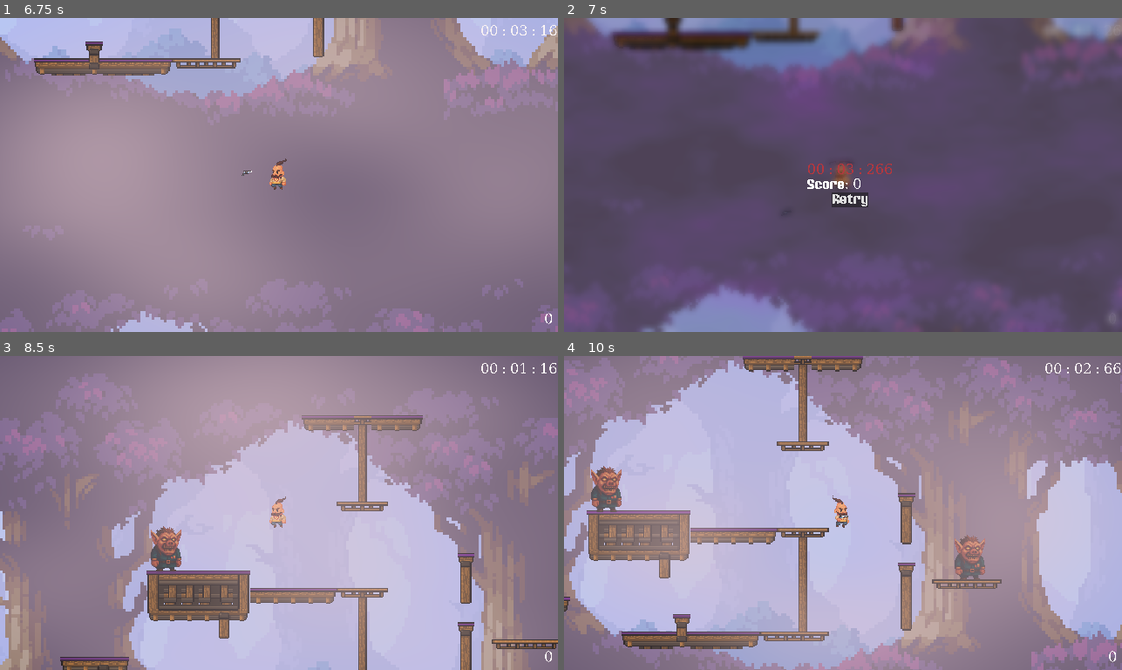
Above: before the commit, frames 1-4 (two rows, left to right).
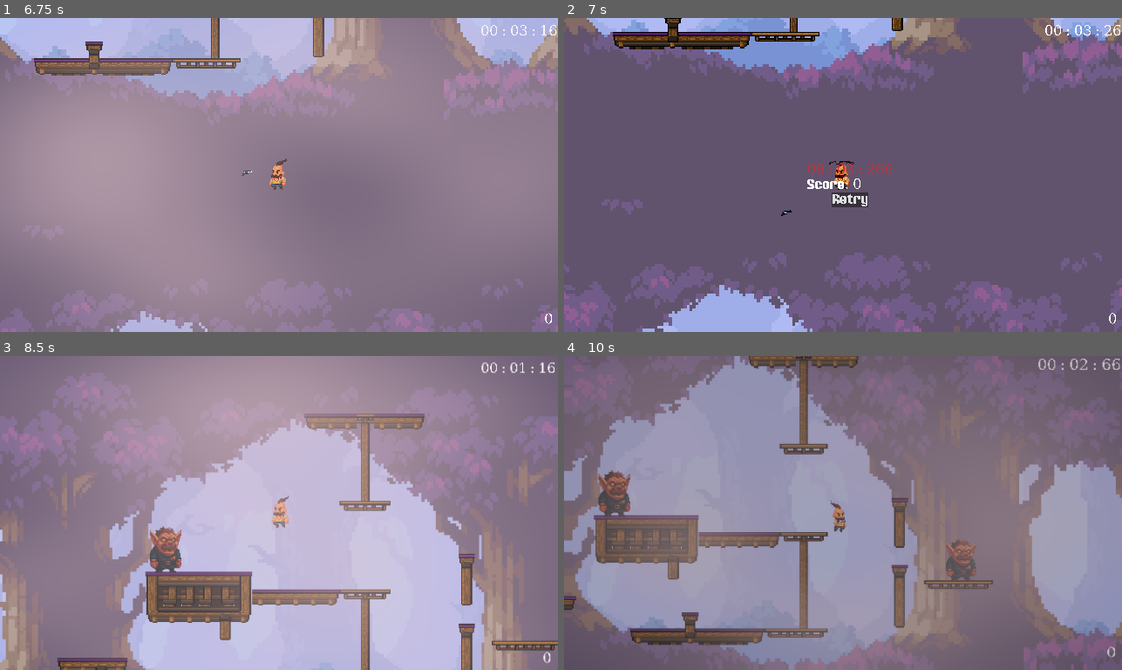
Above: after the commit, the same moments.

Repository: erotourtes/veliyduh
Game: Godot game, scene res://scenes/game.tscn
Two runs of this game, one before a commit and one after it. Both use one fixed random seed, a clock stepped at 60 frames per second and the inputs below. Sound files missing from this copy of the repository are replaced by a short silence.
Inputs:
- Up to frame 1 (6.75 s): hold O (fire) 0.53-1.28 s; hold D (right) 0.53-2.03 s; tap Space (jump) at 0.77, 1.52, 3.02, 4.52, 5.27 s; tap J (pick) at 1.35, 2.85, 5.1, 6.6 s; hold A (left) 2.03-2.78 s; hold O (fire) 2.03-2.78 s; hold D (right) 2.78-3.5 s; click "Retry" at 3.5 s; hold D (right) 4.28-5.03 s; hold O (fire) 4.28-5.03 s; hold A (left) 5.03-5.78 s; hold D (right) 5.78-6.53 s; hold O (fire) 5.78-6.53 s; hold A (left) from 6.53 s (still down)
- Up to frame 2 (7 s): keep holding A (left); tap Space (jump) at 6.77 s
- Up to frame 3 (8.5 s): release A (left) at 7.25 s; click "Retry" at 7.25 s; hold A (left) from 8.03 s (still down); hold O (fire) from 8.03 s (still down); tap Space (jump) at 8.27 s
- Up to frame 4 (10 s): release A (left) at 8.78 s; release O (fire) at 8.78 s; hold D (right) from 8.78 s (still down); tap J (pick) at 8.85 s; tap Space (jump) at 9.02 s; hold O (fire) from 9.53 s (still down)

Frame 1 is identical in both runs. In frame 2, 15% of the frame differs, in the area x 0-100%, y 0-100%; in frame 3, 7.1%; in frame 4, 93%.

Commit message:
feat: make enemies more complicated

Diff:
--- a/scenes/characters/enemy.gd
+++ b/scenes/characters/enemy.gd
@@ -2,16 +2,53 @@
 extends Node2D
 
 @onready var audio_stream_player: AudioStreamPlayer = $AudioStreamPlayer
+@onready var vision: RayCast2D = $vision
+@onready var killzone: Area2D = $killzone
 
 var is_dead := false
+var inFov := false
+var player: Node2D = null
 
 signal died(Enemy)
 
 func take_damage():
 	die()
 
+func _physics_process(delta: float) -> void:
+	if is_dead:
+		return
+	if not inFov:
+		return
+	vision.target_position = player.global_position - global_position
+	vision.target_position.x += 500
+	if not vision.is_colliding():
+		return
+	player.poison()
+
+
 func die():
+	if is_dead:
+		return
 	is_dead = true
+	visible = false
+	remove_child(killzone)
+
+
 	audio_stream_player.play()
 	died.emit(self)
+	await  audio_stream_player.finished
 	queue_free()
+
+
+func _on_pov_body_entered(body: Node2D) -> void:
+	print("body entered", body.get_class())
+	if not body.has_method("poison"):
+		return
+	inFov = true
+	player = body
+
+func _on_pov_body_exited(body: Node2D) -> void:
+	print("body removed", body.get_class())
+	if not body.has_method("poison"):
+		return
+	inFov = false
--- a/scenes/characters/enemy.tscn
+++ b/scenes/characters/enemy.tscn
@@ -1,8 +1,9 @@
-[gd_scene load_steps=5 format=3 uid="uid://jba7jy3f42ll"]
+[gd_scene load_steps=6 format=3 uid="uid://jba7jy3f42ll"]
 
 [ext_resource type="Texture2D" uid="uid://dtc0hj6r80m3m" path="res://assets/sprites/characters/enemy.png" id="1_7jb55"]
 [ext_resource type="Script" uid="uid://kh1nj02a6i5u" path="res://scenes/characters/enemy.gd" id="1_fulqv"]
 [ext_resource type="Script" uid="uid://txomx41mai01" path="res://scenes/characters/enemy_area_script.gd" id="3_f2e6v"]
+[ext_resource type="PackedScene" uid="uid://yq8teyp46jh4" path="res://scenes/killzone.tscn" id="3_jgk6k"]
 [ext_resource type="AudioStream" uid="uid://b3r2aos5yf5bj" path="res://assets/audio/sounds/hollowMetalHit.wav" id="4_21x0f"]
 
 [node name="Enemy" type="Node2D"]
@@ -11,6 +12,11 @@
 [node name="Sprite2D" type="Sprite2D" parent="."]
 position = Vector2(-2, -275)
 texture = ExtResource("1_7jb55")
+
+[node name="killzone" parent="." instance=ExtResource("3_jgk6k")]
+
+[node name="CollisionPolygon2D" type="CollisionPolygon2D" parent="killzone"]
+polygon = PackedVector2Array(-112, 1, -173, -84, -185, -227, -131, -300, -187, -474, -175, -485, -118, -433, -24, -521, 79, -507, 115, -431, 180, -489, 179, -418, 133, -277, 176, -167, 173, -85, 152, -59, 121, -2, -1, -1)
 
 [node name="Area2D" type="Area2D" parent="."]
 collision_layer = 16
@@ -22,3 +28,20 @@
 
 [node name="AudioStreamPlayer" type="AudioStreamPlayer" parent="."]
 stream = ExtResource("4_21x0f")
+volume_db = -10.087
+
+[node name="vision" type="RayCast2D" parent="."]
+position = Vector2(-21, -352)
+target_position = Vector2(203, -203)
+collision_mask = 2
+
+[node name="POV" type="Area2D" parent="."]
+collision_layer = 0
+collision_mask = 2
+
+[node name="CollisionPolygon2D" type="CollisionPolygon2D" parent="POV"]
+position = Vector2(296, -385)
+polygon = PackedVector2Array(1322, 502, 1049, -757, -197, 31, 346, 323)
+
+[connection signal="body_entered" from="POV" to="." method="_on_pov_body_entered"]
+[connection signal="body_exited" from="POV" to="." method="_on_pov_body_exited"]
--- a/scenes/characters/main_player/main_player.gd
+++ b/scenes/characters/main_player/main_player.gd
@@ -14,6 +14,7 @@
 @onready var weaponNode: Node2D = $visuals/hand_anchor/Weapon
 
 signal died
+signal poisonedSignal
 
 var isFlying := false
 var weapon: WeaponBase = null
@@ -89,6 +90,9 @@
 
 func take_damage():
 	died.emit()
+
+func poison():
+	poisonedSignal.emit()
 
 func handlePick():
 	if weapon != null:
--- a/scenes/game.gd
+++ b/scenes/game.gd
@@ -13,10 +13,15 @@
 @onready var smoke: ColorRect = $main_player/Control/smoke
 @onready var score: Control = $main_player/Control/score
 @onready var blur: ColorRect = $main_player/Control/blur
+@onready var woble: ColorRect = $main_player/Control/woble
 
 @onready var scoreLabel: Label = score.get_tree().get_first_node_in_group("score_label")
 @onready var timeLabel: Label = score.get_tree().get_first_node_in_group("time_label")
 @onready var retryButton: Button = score.get_tree().get_first_node_in_group("retry_button")
+
+@onready var die_from_poison_timer: Timer = $main_player/DieFromPoisonTimer
+@onready var poison_timer: Timer = $main_player/PoisonTimer
+@onready var main_player: MainPlayer = $main_player
 
 
 var gameResult = EndResult.new()
@@ -31,7 +36,11 @@
 	tween.tween_property(background, "volume_db", -20, 2.0)
 	background.play()
 
+	die_from_poison_timer.timeout.connect(main_player.take_damage)
+
+
 func handle_game_over() -> void:
+	hide_poison_effect()
 	background.stop()
 	get_tree().paused = true
 
@@ -67,3 +76,48 @@
 	timeLabel.label_settings.font_color = someColor
 	win.play()
 	handle_game_over()
+
+
+
+
+var current_wobble := 0.0
+const MAX_WOBBLE := 0.1
+const WOBBLE_STEP := 0.001
+var wobble_tween: Tween = null
+
+func hide_poison_effect():
+	var mat := woble.material
+	if wobble_tween != null:
+		wobble_tween.kill()
+	wobble_tween = get_tree().create_tween()
+
+	wobble_tween.tween_property(mat, "shader_parameter/wobble_strength", 0.0, 0.3)
+	wobble_tween.tween_property(mat, "shader_parameter/tint_alpha", 0.0, 0.3)
+	await wobble_tween.finished
+
+	woble.visible = false
+
+func show_poison_effect():
+	var mat := woble.material
+	if wobble_tween != null:
+		wobble_tween.kill()
+	wobble_tween = get_tree().create_tween()
+
+	wobble_tween.tween_property(mat, "shader_parameter/wobble_strength", current_wobble, 0.03)
+	wobble_tween.tween_property(mat, "shader_parameter/tint_alpha", 0.2, 0.3)
+	woble.visible = true
+
+func _on_main_player_poisoned_signal() -> void:
+	current_wobble += WOBBLE_STEP
+	if current_wobble > MAX_WOBBLE:
+		current_wobble = MAX_WOBBLE
+		die_from_poison_timer.start(2)
+
+	print(current_wobble)
+
+	poison_timer.start(2)
+	show_poison_effect()
+
+
+func _on_poison_timer_timeout() -> void:
+	hide_poison_effect()
--- a/scenes/game.tscn
+++ b/scenes/game.tscn
@@ -50,9 +50,9 @@
 [sub_resource type="ShaderMaterial" id="ShaderMaterial_rysoc"]
 shader = ExtResource("8_ca42v")
 shader_parameter/wobble_speed = 1.6340000743551202
-shader_parameter/wobble_strength = 0.0250000011875
-shader_parameter/wobble_scale = 9.3450003963875
-shader_parameter/tint_alpha = 0.2
+shader_parameter/wobble_strength = 0.0
+shader_parameter/wobble_scale = 5.6150002192125
+shader_parameter/tint_alpha = 0.0
 shader_parameter/tint_color = Color(0, 0, 0, 1)
 
 [sub_resource type="TileSetAtlasSource" id="TileSetAtlasSource_lnu2h"]
@@ -301,11 +301,10 @@
 mix_target = 1
 
 [node name="background" type="Node2D" parent="."]
-metadata/_edit_lock_ = true
 
 [node name="1" type="Parallax2D" parent="background"]
 repeat_size = Vector2(8000, 6000)
-repeat_times = 2
+repeat_times = 4
 
 [node name="Sprite2D" type="Sprite2D" parent="background/1"]
 position = Vector2(1302.9995, -1353.001)
@@ -314,7 +313,7 @@
 
 [node name="3" type="Parallax2D" parent="background"]
 repeat_size = Vector2(8000, 6000)
-repeat_times = 2
+repeat_times = 4
 
 [node name="Sprite2D" type="Sprite2D" parent="background/3"]
 position = Vector2(1302.9995, -1353.001)
@@ -324,6 +323,10 @@
 [node name="main_player" parent="." node_paths=PackedStringArray("bulletContainer") instance=ExtResource("1_uwrxv")]
 position = Vector2(1076, -2183)
 bulletContainer = NodePath("../bullets_container")
+
+[node name="DieFromPoisonTimer" type="Timer" parent="main_player"]
+
+[node name="PoisonTimer" type="Timer" parent="main_player"]
 
 [node name="timer" type="Label" parent="main_player"]
 offset_left = 2329.0
@@ -381,7 +384,6 @@
 metadata/_edit_lock_ = true
 
 [node name="woble" type="ColorRect" parent="main_player/Control"]
-visible = false
 material = SubResource("ShaderMaterial_rysoc")
 layout_mode = 0
 offset_left = -2479.0
@@ -449,6 +451,8 @@
 shape = SubResource("WorldBoundaryShape2D_264po")
 
 [connection signal="died" from="main_player" to="." method="_on_main_player_died"]
+[connection signal="poisonedSignal" from="main_player" to="." method="_on_main_player_poisoned_signal"]
+[connection signal="timeout" from="main_player/PoisonTimer" to="." method="_on_poison_timer_timeout"]
 [connection signal="ended" from="main_player/timer" to="." method="_on_timer_ended"]
 [connection signal="score" from="enemies" to="." method="_on_enemies_score"]
 [connection signal="score" from="enemies" to="main_player/score" method="_on_enemies_score"]
--- a/scenes/killzone.tscn
+++ b/scenes/killzone.tscn
@@ -3,6 +3,7 @@
 [ext_resource type="Script" uid="uid://b0bypsnpn1flr" path="res://scenes/killzone.gd" id="1_xlapc"]
 
 [node name="killzone" type="Area2D"]
+collision_layer = 0
 collision_mask = 2
 script = ExtResource("1_xlapc")
 
Not shown, added: assets/audio/sounds/pig_schwine.mp3.import
Not shown, added: assets/audio/sounds/pig_schwine.mp3
